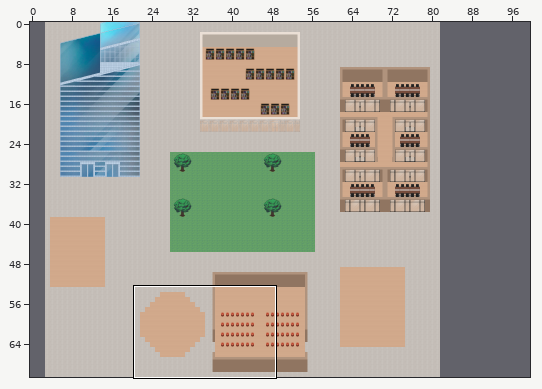
Two versions of a level (Tiled map (JSON), v1-wa-st-gobain.tmj). The first picture is a wide view before the edit; the outline marks the close-up.
Close-up. The starting point:
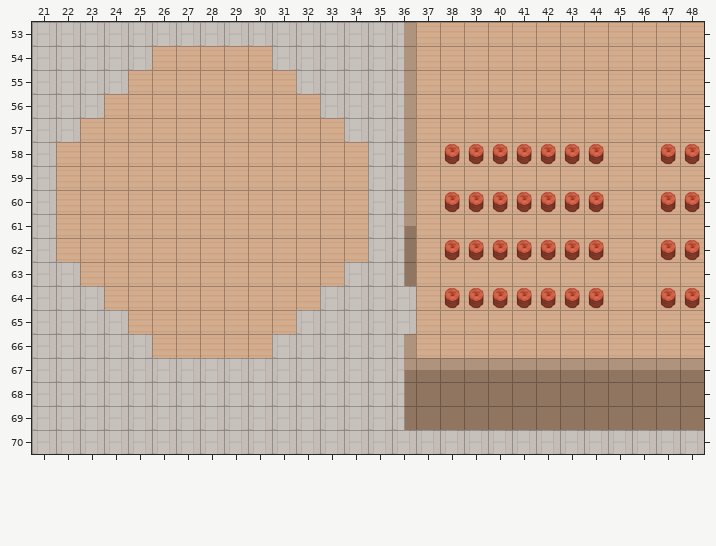
Cells are 32x32 px. Shown: x 21..48, y 53..70. The commit also changed other parts of the map, which this record leaves out. The old version is drawn lined up with the new one.
Once edited:
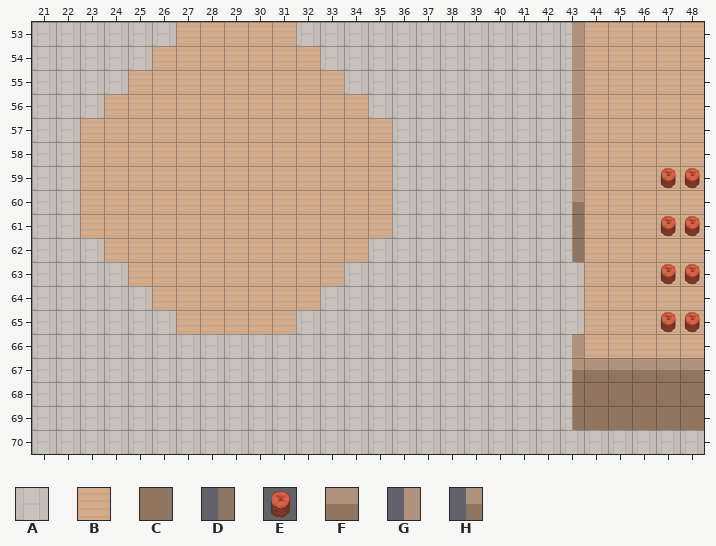
Key: from "Chunk 1": A 2, B 3; from "Chunk 3": C 0, D 14, E 87, F 100, G 104, H 128.
_ is an empty cell, # one hidden under a higher layer.
The exact change:
map size 79x71 -> 100x71 cells (old content now starts at 3,0; both pictures use the new coordinates)
Layer "floor/floor1":
y 53: x 27..31 AAAAA -> BBBBB; x 37..43 BBBBBBB -> AAAAAAA
y 54: x 31..32 AA -> BB; x 37..43 BBBBBBB -> AAAAAAA
y 55: x 32..33 AA -> BB; x 37..43 BBBBBBB -> AAAAAAA
y 56: x 33..34 AA -> BB; x 37..43 BBBBBBB -> AAAAAAA
y 57: x 34..35 AA -> BB; x 37..43 BBBBBBB -> AAAAAAA
y 58..61: x 22 B -> A; x 35 A -> B; x 37..43 BBBBBBB -> AAAAAAA
y 62: x 22..23 BB -> AA; x 37..43 BBBBBBB -> AAAAAAA
y 63: x 23..24 BB -> AA; x 37..43 BBBBBBB -> AAAAAAA
y 64: x 24..25 BB -> AA; x 37..43 BBBBBBB -> AAAAAAA
y 65: x 25..26 BB -> AA; x 37..43 BBBBBBB -> AAAAAAA
y 66: x 26..30 BBBBB -> AAAAA; x 37..43 BBBBBBB -> AAAAAAA
y 67..68: x 37..43 ####### -> AAAAAAA
Layer "walls/walls1":
y 69: x 36..43 DCCCCCCC -> _______D
Layer "furniture/furniture1":
y 58: x 38..44 EEEEEEE -> _______; x 47..48 EE -> __
y 59: x 47..48 __ -> EE
y 60: x 38..44 EEEEEEE -> _______; x 47..48 EE -> __
y 61: x 47..48 __ -> EE
y 62: x 38..44 EEEEEEE -> _______; x 47..48 EE -> __
y 63: x 47..48 __ -> EE
y 64: x 38..44 EEEEEEE -> _______; x 47..48 EE -> __
y 65: x 47..48 __ -> EE
Layer "above/above1":
y 53..59: x 36 G -> _; x 43 _ -> G
y 60: x 36 G -> _; x 43 _ -> H
y 61: x 36 H -> _; x 43 _ -> D
y 62: x 36 D -> _; x 43 _ -> D
y 63: x 36 D -> _
y 66: x 36 G -> _; x 43 _ -> G
y 67: x 36..43 HFFFFFFF -> _______H
y 68: x 36..43 DCCCCCCC -> _______D
